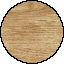
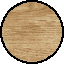
The second 64 × 64 image is a revision of the first. Changes to its layers:
painted on "Outline" over [1,1,63,63]
